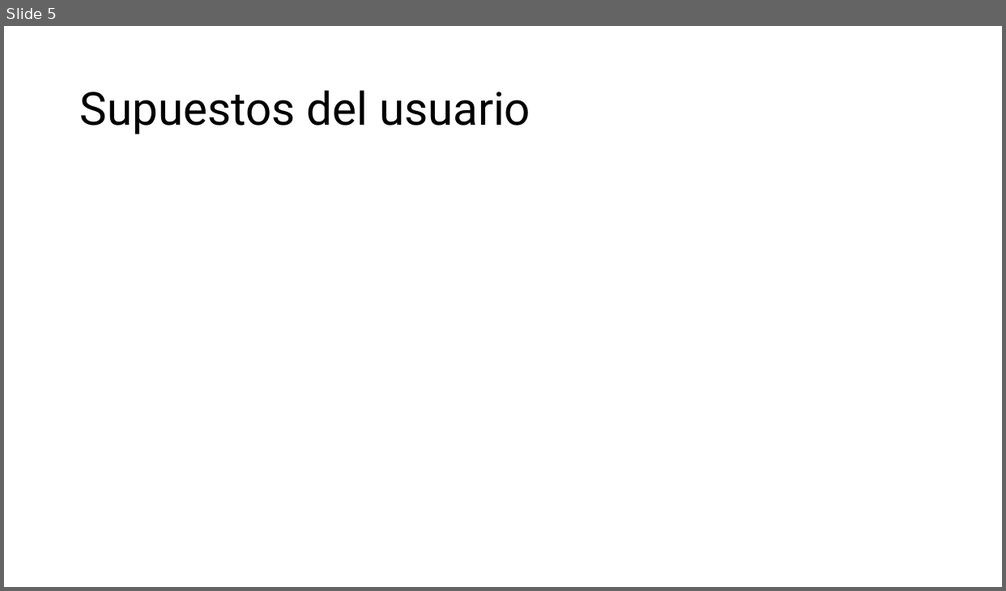
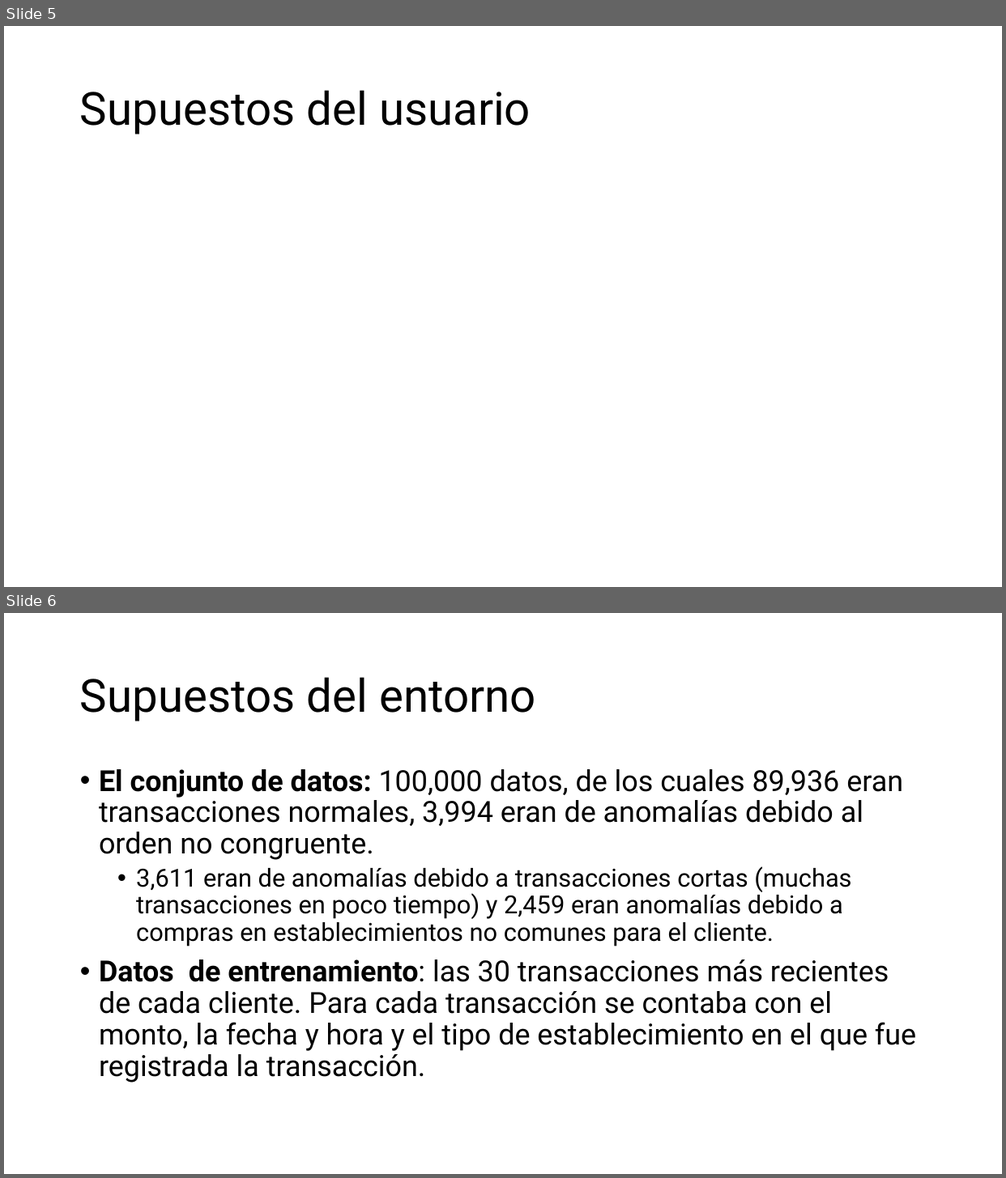
Before and after one commit to ricrod01/PROYECTO_4_DL, a slide deck: docs/Presentacion_Proyecto4.pptx. Shown one above the other, each under a label of ours: slide 5 before the commit, slides 5 and 6 after it. The pictures are 1006x591 and 1006x1178 pixels, drawn with LibreOffice and Linux fonts; fonts in the diff are those of the drawing. Boxes give left, top, right and bottom in pixels: in the first picture for what was removed or moved away, otherwise in the second. Text is boxed around its words. In the diff, an @@ line names an element or a change of style, - is before the commit and + after.

Commit message:
Supuestos de modelos y entorno agregados

```diff
--- a/docs/Presentacion_Proyecto4.pptx
+++ b/docs/Presentacion_Proyecto4.pptx
@@ slide 6 added at (4, 613, 1002, 1174), background #FFFFFF @@
@@ title added at (80, 677, 536, 722), 44 pt, text #000000 @@
+Supuestos del entorno
@@ text added at (99, 769, 916, 1083), 28 pt, text #000000 @@
+• El conjunto de datos: 100,000 datos, de los cuales 89,936 eran transacciones normales, 3,994 eran de anomalías debido al orden no congruente.
+  • 3,611 eran de anomalías debido a transacciones cortas (muchas transacciones en poco tiempo) y 2,459 eran anomalías debido a compras en establecimientos no comunes para el cliente.
+• Datos de entrenamiento: las 30 transacciones más recientes de cada cliente. Para cada transacción se contaba con el monto, la fecha y hora y el tipo de establecimiento en el que fue registrada la transacción.
```
Also in this commit, not shown: 1 slide changed, 1 other slide added, 1 slide removed.
